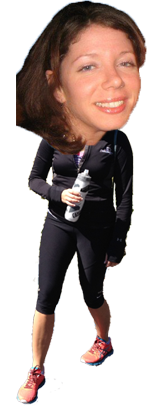
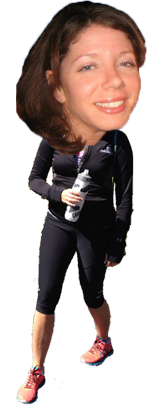
Before/after of a 156 x 415 layered artwork. What changed in the layer stack:
painted on "Layer 2" over [16, 63, 34, 135]
